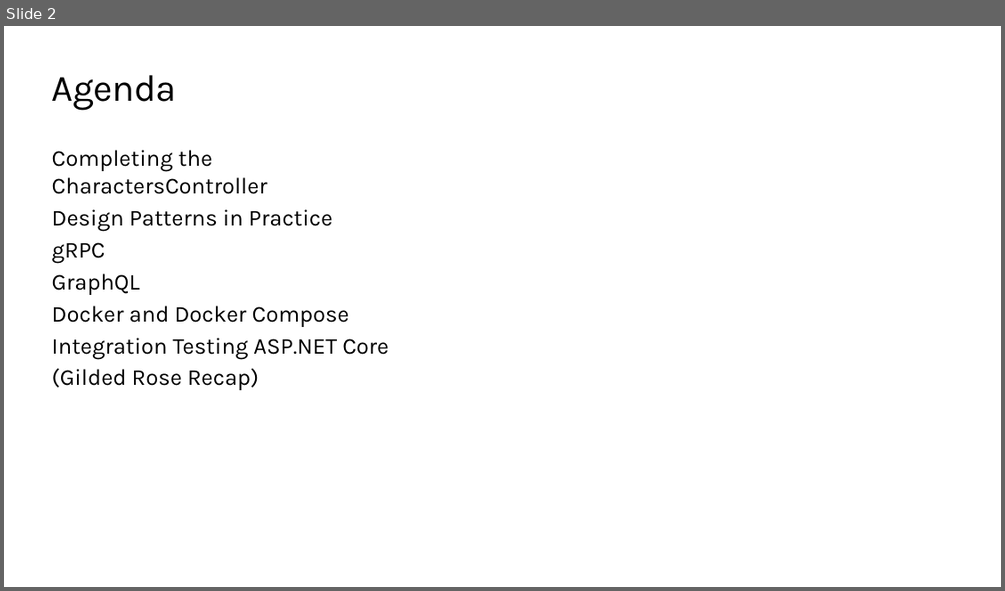
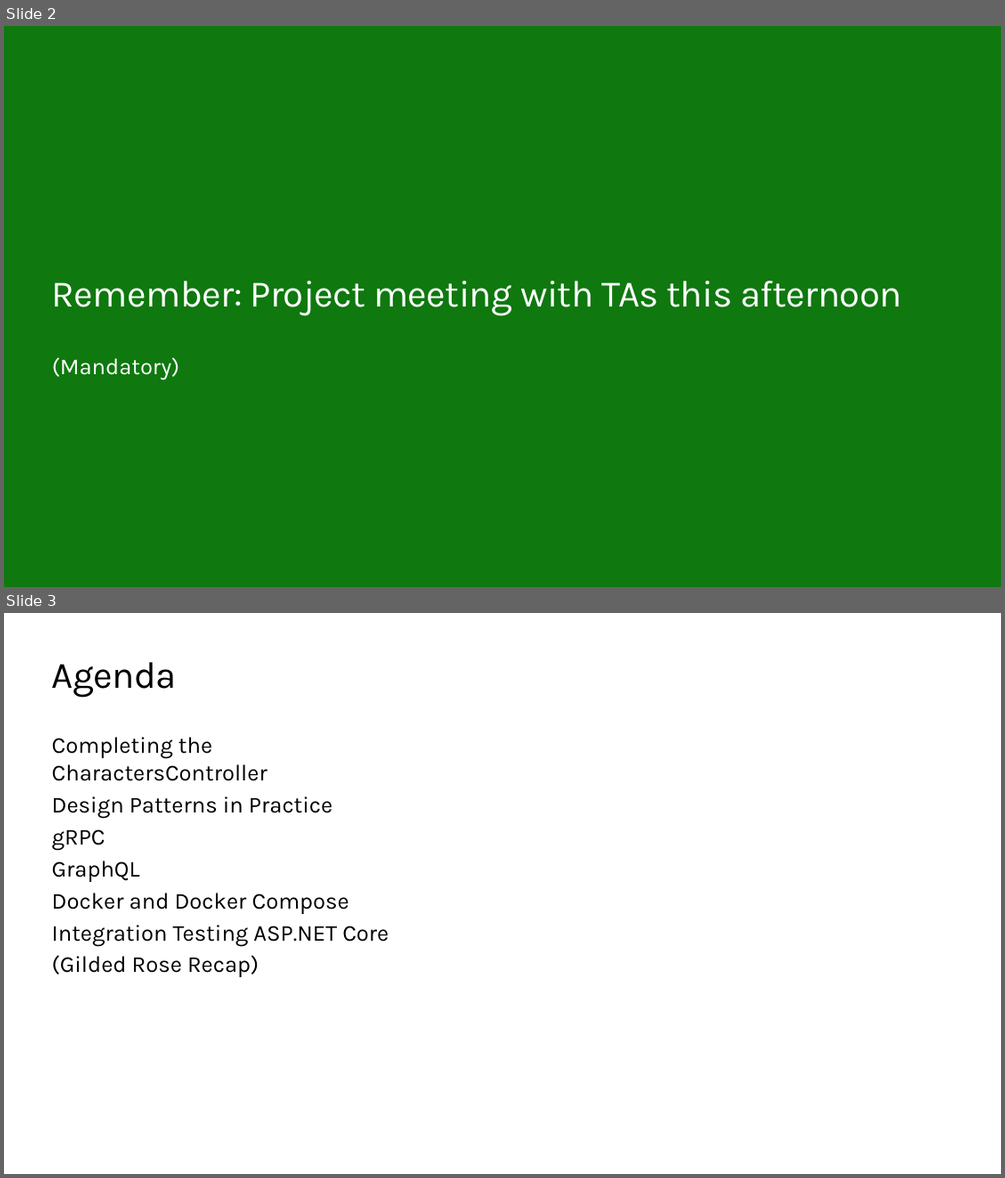
Before and after one commit to ondfisk/BDSA2021, a slide deck: Slides/Lecture08 - ASP.NET Core Web API part deux.pptx. Shown one above the other, each under a label of ours: slide 2 before the commit, slides 2 and 3 after it. The pictures are 1005x591 and 1005x1178 pixels, drawn with LibreOffice and Linux fonts; fonts in the diff are those of the drawing; background and template pictures are left out. Boxes give left, top, right and bottom in pixels: in the first picture for what was removed or moved away, otherwise in the second. Text is boxed around its words. In the diff, an @@ line names an element or a change of style, - is before the commit and + after.

Commit message:
Lecture8 done

```diff
--- a/Slides/Lecture08 - ASP.NET Core Web API part deux.pptx
+++ b/Slides/Lecture08 - ASP.NET Core Web API part deux.pptx
@@ slide 2 added at [4, 26, 1001, 587], background #0F780F @@
@@ title added at [52, 281, 902, 316], 36 pt, text #FFFFFF @@
+Remember: Project meeting with TAs this afternoon
@@ text added at [52, 357, 180, 379], 22 pt, text #FFFFFF @@
+(Mandatory)
@@ what was slide 2 is now slide 3 @@
```
Also in this commit, not shown: 17 other files.
